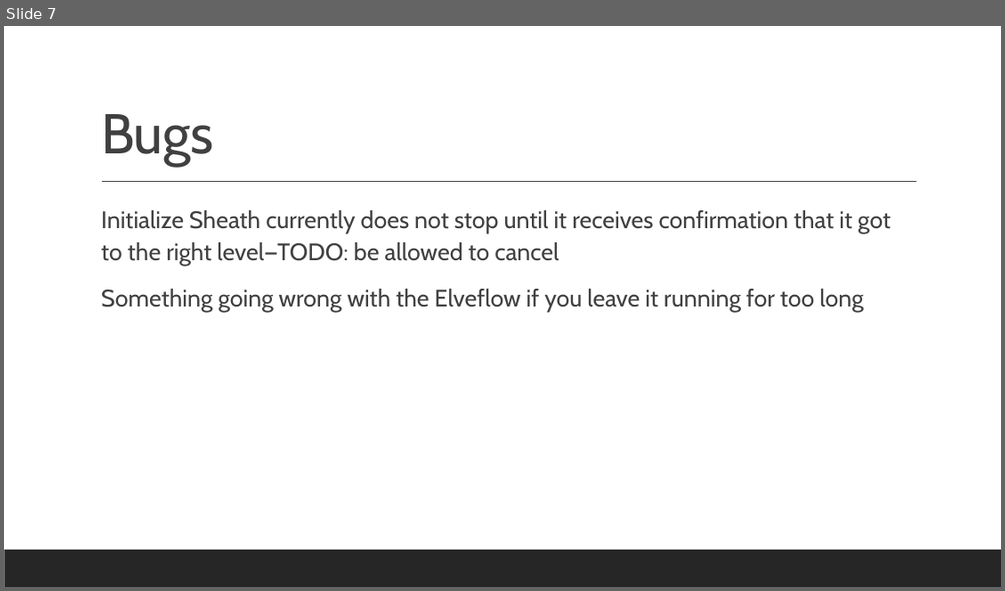
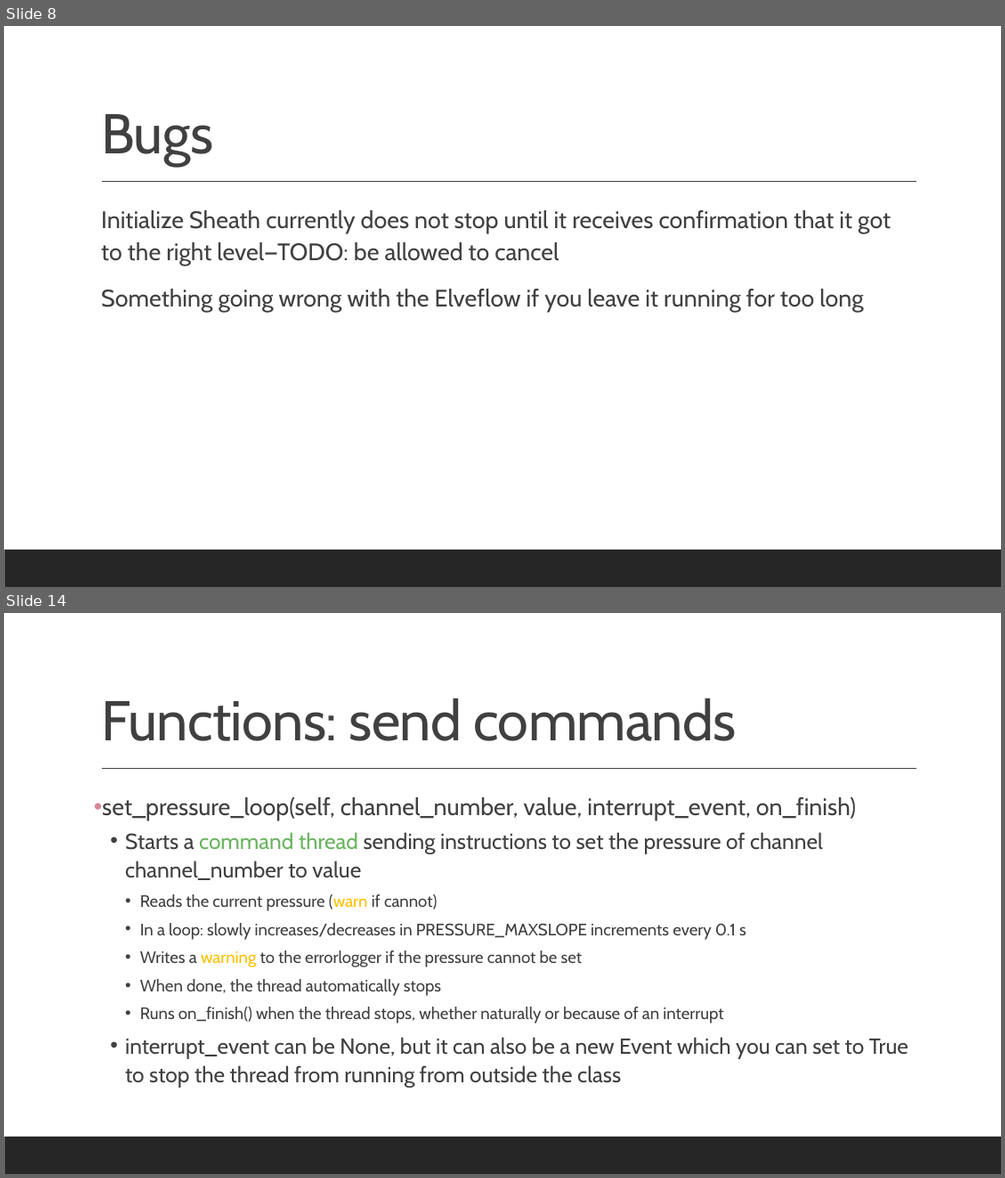
Before and after one commit to mathmauney/SAXSControl, a slide deck: Documentation.pptx. Shown one above the other, each under a label of ours: slide 7 before the commit, slides 8 and 14 after it; the slides between them are not shown. The pictures are 1005x591 and 1005x1178 pixels, drawn with LibreOffice and Linux fonts; fonts in the diff are those of the drawing. Boxes give left, top, right and bottom in pixels: in the first picture for what was removed or moved away, otherwise in the second. Text is boxed around its words. In the diff, an @@ line names an element or a change of style, - is before the commit and + after.

```diff
--- a/Documentation.pptx
+++ b/Documentation.pptx
@@ slide 14 added at (x1=4, y1=613, x2=1001, y2=1174), background #FFFFFF; not listed: 2 template elements that a slide beside it also shows @@
@@ title added at (x1=101, y1=698, x2=736, y2=741), 54 pt, text #404040 @@
+Functions: send commands
@@ text added at (x1=102, y1=797, x2=908, y2=1087), 16 pt, text #404040 @@
+• set_pressure_loop(self, channel_number, value, interrupt_event, on_finish)
+  • Starts a command thread sending instructions to set the pressure of channel channel_number to value
+    • Reads the current pressure (warn if cannot)
+    • In a loop: slowly increases/decreases in PRESSURE_MAXSLOPE increments every 0.1 s
+    • Writes a warning to the errorlogger if the pressure cannot be set
+    • When done, the thread automatically stops
+    • Runs on_finish() when the thread stops, whether naturally or because of an interrupt
+  • interrupt_event can be None, but it can also be a new Event which you can set to True to stop the thread from running from outside the class
@@ what was slide 7 is now slide 8 @@
```
Also in this commit, not shown: 4 slides changed, 19 other slides added, 3 other files.
